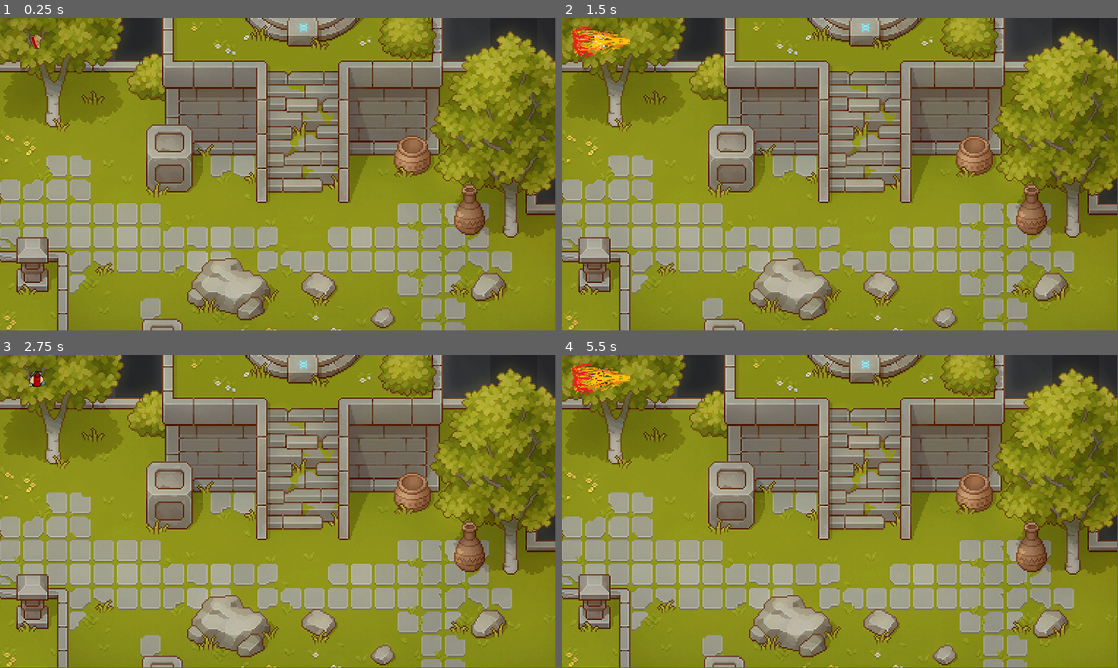
Above: before the commit, frames 1-4 (two rows, left to right).
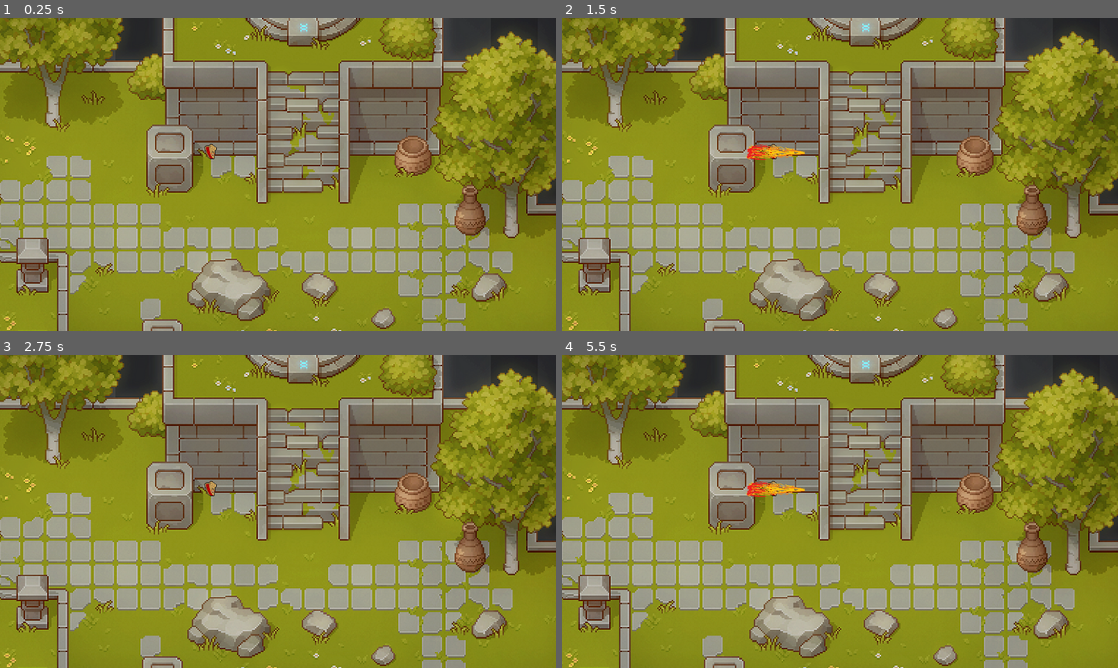
Above: after the commit, the same moments.

Repository: SteamedKoko/Gluttony
Game: Godot game, scene res://scenes/arena/arena.tscn
The game is run twice, just before and just after one commit, with the same random seed, the same clock (stepped at 60 frames per second) and the same inputs.
Inputs:
- Up to frame 1 (0.25 s): no input
- Up to frame 2 (1.5 s): hold F (right) 0.53-1.28 s; hold J (dash) 0.53-1.28 s; hold Down (down) from 1.28 s (still down); tap J (dash) at 1.35 s
- Up to frame 3 (2.75 s): release Down (down) at 2.03 s; hold F (right) from 2.03 s (still down); hold J (dash) from 2.03 s (still down)
- Up to frame 4 (5.5 s): release F (right) at 2.78 s; release J (dash) at 2.78 s; hold Up (up) 2.78-3.53 s; tap J (dash) at 2.85, 4.35 s; hold J (dash) 3.53-4.28 s; hold S (left) 3.53-5.03 s; hold Down (down) from 5.03 s (still down); hold J (dash) from 5.03 s (still down)
In our replay, the window is 799x449 before the commit and 800x450 after it. These sizes can differ from the game's own. Grey fills any space a smaller window leaves; there, only what the larger window draws over its background counts as a difference.

The runs differ from the first frame. In frame 1, 8.5% of the frame differs, in the area x 0-100%, y 0-100%; in frame 2, 9.2%; in frame 3, 8.5%; in frame 4, 9.2%.

Commit message:
what is love, baby don't hurt me

Diff:
--- a/entities/skills/base_skill.gd
+++ b/entities/skills/base_skill.gd
@@ -1,5 +1,5 @@
 class_name BaseSkill
-extends Attack
+extends Node2D
 
 @export var time_to_cast: float = 0
 @export var frame_to_enable_collider: int = 0
@@ -7,7 +7,7 @@
 
 var animated_sprite: AnimatedSprite2D
 var execute_timer: Timer
-var collider: CollisionShape2D
+var attack: Attack
 
 func _ready() -> void:
 	execute_timer = Timer.new()
@@ -21,8 +21,8 @@
 	animated_sprite.frame_changed.connect(_on_animated_sprite_changed)
 	animated_sprite.animation_finished.connect(_on_animated_sprite_finished)
 
-	collider = $CollisionShape2D
-	collider.disabled = true
+	attack = $Attack
+	attack.monitoring = false
 
 
 func _on_execute_timeout() -> void:
@@ -33,12 +33,12 @@
 
 func _on_animated_sprite_changed() -> void:
 	if animated_sprite.frame == frame_to_enable_collider:
-		collider.disabled = false
+		attack.monitoring = true
 
 	if animated_sprite.frame == frame_to_end_collider:
-		collider.disabled = true
+		attack.monitoring = false
 
 
 func _on_animated_sprite_finished() -> void:
-	collider.disabled = true
+	attack.monitoring = false
 	animated_sprite.visible = false
--- a/entities/skills/base_skill.tscn
+++ b/entities/skills/base_skill.tscn
@@ -2,8 +2,5 @@
 
 [ext_resource type="Script" uid="uid://yl8d3y4n64eg" path="res://entities/skills/base_skill.gd" id="1_ockjt"]
 
-[node name="BaseSkill" type="Area2D"]
-collision_layer = 4
-collision_mask = 0
+[node name="BaseSkill" type="Node2D"]
 script = ExtResource("1_ockjt")
-metadata/_custom_type_script = "uid://1ab276wrgw0r"
--- a/entities/skills/fire.tscn
+++ b/entities/skills/fire.tscn
@@ -1,7 +1,8 @@
-[gd_scene load_steps=21 format=3 uid="uid://c66r3xjthspcv"]
+[gd_scene load_steps=22 format=3 uid="uid://c66r3xjthspcv"]
 
 [ext_resource type="Script" uid="uid://yl8d3y4n64eg" path="res://entities/skills/base_skill.gd" id="1_vm21n"]
 [ext_resource type="Texture2D" uid="uid://c6owp5podsk4s" path="res://entities/skills/sprites/flame.webp" id="2_d3yk2"]
+[ext_resource type="Script" uid="uid://1ab276wrgw0r" path="res://utils/attack/attack.gd" id="3_vb2om"]
 
 [sub_resource type="AtlasTexture" id="AtlasTexture_vb2om"]
 atlas = ExtResource("2_d3yk2")
@@ -151,19 +152,26 @@
 points = PackedVector2Array(-30.075, -3, 10, -13, 30, -10, 33, 0, 30, 10, 10, 13, -30.075, 3)
 
 [node name="Fire" type="Area2D"]
-scale = Vector2(-2, -2)
+scale = Vector2(-2, 1)
 collision_layer = 0
 collision_mask = 4
 script = ExtResource("1_vm21n")
 time_to_cast = 1.0
 frame_to_enable_collider = 4
 frame_to_end_collider = 16
-damage = 5.0
 metadata/_custom_type_script = "uid://yl8d3y4n64eg"
 
 [node name="AnimatedSprite2D" type="AnimatedSprite2D" parent="."]
 sprite_frames = SubResource("SpriteFrames_nankg")
+frame = 23
+frame_progress = 1.0
 
-[node name="CollisionShape2D" type="CollisionShape2D" parent="."]
+[node name="Attack" type="Area2D" parent="."]
+collision_layer = 0
+collision_mask = 4
+script = ExtResource("3_vb2om")
+metadata/_custom_type_script = "uid://1ab276wrgw0r"
+
+[node name="CollisionShape2D" type="CollisionShape2D" parent="Attack"]
 position = Vector2(-2, 0)
 shape = SubResource("ConvexPolygonShape2D_d3yk2")
--- a/entities/skills/lightning.tscn
+++ b/entities/skills/lightning.tscn
@@ -1,7 +1,11 @@
-[gd_scene load_steps=13 format=3 uid="uid://bm36y6s1i2gu4"]
+[gd_scene load_steps=14 format=3 uid="uid://bm36y6s1i2gu4"]
 
 [ext_resource type="Script" uid="uid://yl8d3y4n64eg" path="res://entities/skills/base_skill.gd" id="1_pyttu"]
 [ext_resource type="Texture2D" uid="uid://b5haco536oqnd" path="res://entities/skills/sprites/lightning.png" id="2_rljlk"]
+[ext_resource type="PackedScene" uid="uid://cd07nhfaef5cy" path="res://utils/attack/attack.tscn" id="2_vj8le"]
+
+[sub_resource type="RectangleShape2D" id="RectangleShape2D_rljlk"]
+size = Vector2(111, 70)
 
 [sub_resource type="AtlasTexture" id="AtlasTexture_vj8le"]
 atlas = ExtResource("2_rljlk")
@@ -67,24 +71,19 @@
 "speed": 20.0
 }]
 
-[sub_resource type="RectangleShape2D" id="RectangleShape2D_rljlk"]
-size = Vector2(111, 70)
-
-[node name="Lightning" type="Area2D"]
-collision_layer = 0
-collision_mask = 4
+[node name="Lightning" type="Node2D"]
 script = ExtResource("1_pyttu")
 metadata/_custom_type_script = "uid://yl8d3y4n64eg"
+
+[node name="Attack" parent="." instance=ExtResource("2_vj8le")]
+collision_mask = 4
+
+[node name="CollisionShape2D" type="CollisionShape2D" parent="Attack"]
+position = Vector2(-5.5, 136)
+shape = SubResource("RectangleShape2D_rljlk")
+disabled = true
 
 [node name="AnimatedSprite2D" type="AnimatedSprite2D" parent="."]
 sprite_frames = SubResource("SpriteFrames_y2fqs")
 frame = 7
 frame_progress = 1.0
-
-[node name="CollisionShape2D" type="CollisionShape2D" parent="."]
-position = Vector2(-5.5, 136)
-shape = SubResource("RectangleShape2D_rljlk")
-disabled = true
-
-[connection signal="animation_finished" from="AnimatedSprite2D" to="." method="_on_animated_sprite_2d_animation_finished"]
-[connection signal="frame_changed" from="AnimatedSprite2D" to="." method="_on_animated_sprite_2d_frame_changed"]
--- a/entities/spawner/spawner.tscn
+++ b/entities/spawner/spawner.tscn
@@ -7,6 +7,7 @@
 
 [node name="SpawnTimer" type="Timer" parent="."]
 wait_time = 0.2
+one_shot = true
 autostart = true
 
 [connection signal="timeout" from="SpawnTimer" to="." method="_on_spawn_timer_timeout"]
--- a/project.godot
+++ b/project.godot
@@ -18,6 +18,11 @@
 [autoload]
 
 GlobalSprites="*res://globals/global_sprite_assets.gd"
+
+[display]
+
+window/stretch/mode="viewport"
+window/dpi/allow_hidpi=false
 
 [input]
 
--- a/scenes/arena/arena.tscn
+++ b/scenes/arena/arena.tscn
@@ -12,7 +12,7 @@
 texture = ExtResource("1_5tue2")
 
 [node name="Spawner" parent="." instance=ExtResource("2_8trdl")]
-position = Vector2(77, 50)
+position = Vector2(439, 278)
 
 [node name="Fire" parent="." instance=ExtResource("3_5tue2")]
-position = Vector2(77, 50)
+position = Vector2(439, 278)
--- a/utils/attack/attack.gd
+++ b/utils/attack/attack.gd
@@ -6,7 +6,7 @@
 signal dealt_damage
 
 func _on_area_entered(area: Area2D) -> void:
-    print('entered hurtbox')
-    if area is HurtBox:
-        area.receive_damage(damage)
-        dealt_damage.emit()
+	print('entered hurtbox')
+	if area is HurtBox:
+		area.receive_damage(damage)
+		dealt_damage.emit()
--- a/utils/health/health.gd
+++ b/utils/health/health.gd
@@ -9,13 +9,13 @@
 
 
 func take_health(amount_to_decrease: float):
-    health = maxf(0, health - amount_to_decrease)
-    print(health)
-    if health == 0:
-        health_delpleted.emit()
+	health = maxf(0, health - amount_to_decrease)
+	print(health)
+	if health == 0:
+		health_delpleted.emit()
 
 
 func take_max_health(amount_to_decrease: float):
-    max_health = maxf(1, max_health - amount_to_decrease)
-    if health > max_health:
-        health = max_health
+	max_health = maxf(1, max_health - amount_to_decrease)
+	if health > max_health:
+		health = max_health
